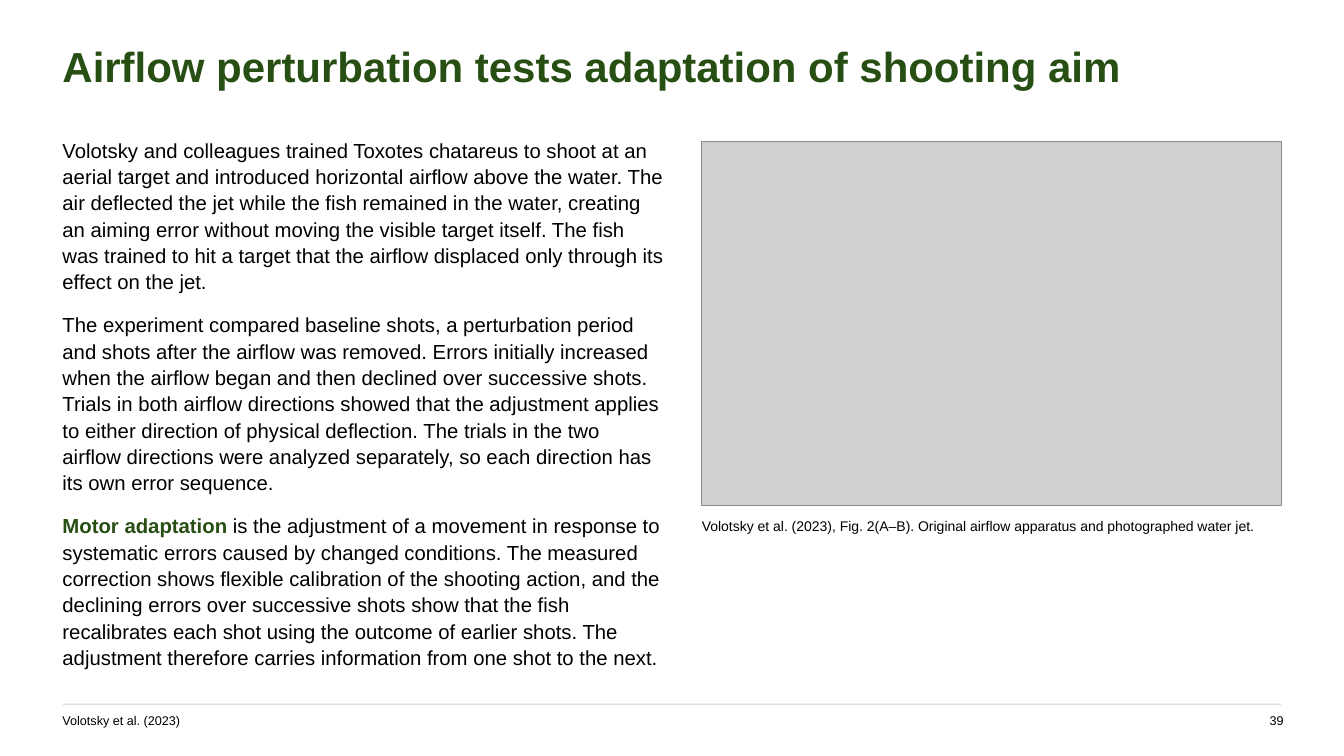
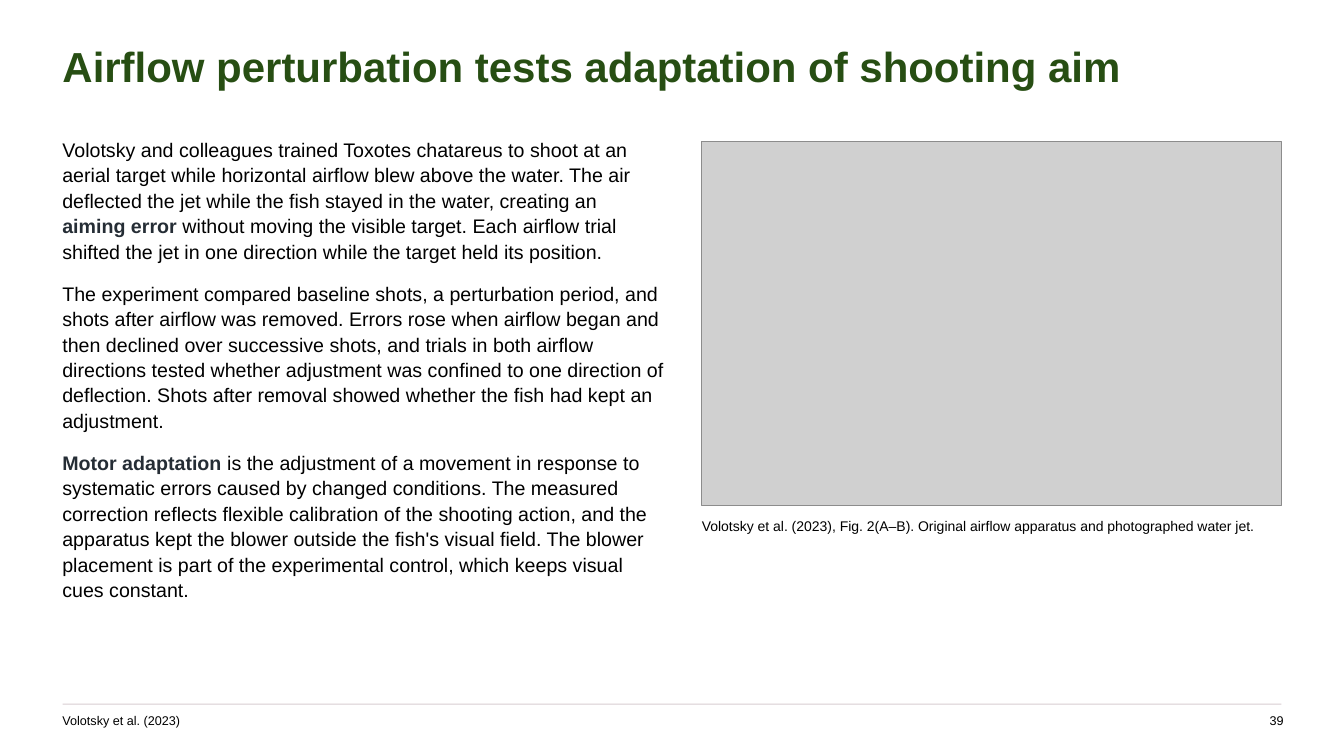
Before and after one commit to jordanxxlopez/NEUROETHOLOGY, a slide deck: slide 51 of scaffolded/Neuroethology_Lecture27_FA2026_SCAFFOLDED.pptx (slide 52 before the commit). Drawn at 1344x756 pixels with LibreOffice and Linux fonts; fonts in the diff are those of the drawing; grey boxes stand for pictures. Boxes give left, top, right and bottom in pixels: in the first picture for what was removed or moved away, otherwise in the second. Text is boxed around its words. In the diff, an @@ line names an element or a change of style, - is before the commit and + after.

```diff
--- a/scaffolded/Neuroethology_Lecture27_FA2026_SCAFFOLDED.pptx
+++ b/scaffolded/Neuroethology_Lecture27_FA2026_SCAFFOLDED.pptx
@@ text at (62,142,663,598): text changed; size 14.5 to 14 pt @@
-Volotsky and colleagues trained Toxotes chatareus to shoot at an aerial target and introduced horizontal airflow above the water. The air deflected the jet while the fish remained in the water, creating an aiming error without moving the visible target itself. The fish was trained to hit a target that the airflow displaced only through its effect on the jet.
-The experiment compared baseline shots, a perturbation period and shots after the airflow was removed. Errors initially increased when the airflow began and then declined over successive shots. Trials in both airflow directions showed that the adjustment applies to either direction of physical deflection. The trials in the two airflow directions were analyzed separately, so each direction has its own error sequence.
-Motor adaptation is the adjustment of a movement in response to systematic errors caused by changed conditions. The measured correction shows flexible calibration of the shooting action, and the declining errors over successive shots show that the fish recalibrates each shot using the outcome of earlier shots. The adjustment therefore carries information from one shot to the next.
+Volotsky and colleagues trained Toxotes chatareus to shoot at an aerial target while horizontal airflow blew above the water. The air deflected the jet while the fish stayed in the water, creating an aiming error without moving the visible target. Each airflow trial shifted the jet in one direction while the target held its position.
+The experiment compared baseline shots, a perturbation period, and shots after airflow was removed. Errors rose when airflow began and then declined over successive shots, and trials in both airflow directions tested whether adjustment was confined to one direction of deflection. Shots after removal showed whether the fish had kept an adjustment.
+Motor adaptation is the adjustment of a movement in response to systematic errors caused by changed conditions. The measured correction reflects flexible calibration of the shooting action, and the apparatus kept the blower outside the fish's visual field. The blower placement is part of the experimental control, which keeps visual cues constant.
```
Also in this commit, not shown: 51 other slides changed, 7 slides added, 7 slides removed, 4 other files.
